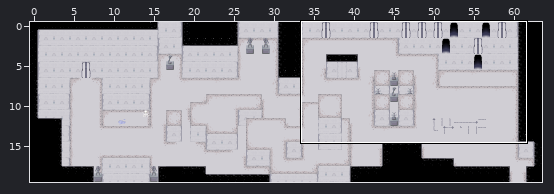
Tiled map, stored at core/assets/levelN-1_map.tmx. The first picture is a wide view before the edit; the outline marks the close-up.
Close-up. Before the edit:
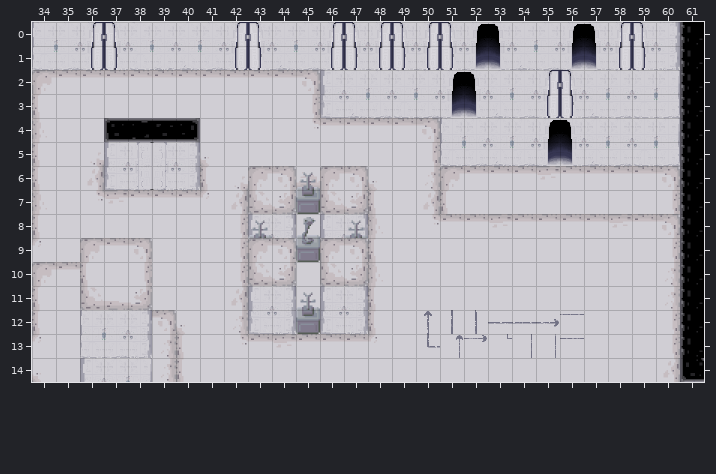
Cells are 32x32 px. Shown: x 34..61, y 0..14. The commit also changed other parts of the map, which this record leaves out.
After:
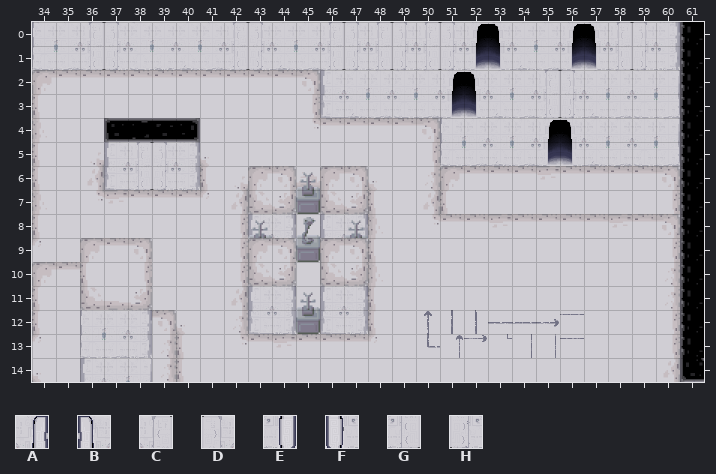
Key: from "finalTileset": A 70, B 71, C 76, D 77, E 86, F 87, G 92, H 93.
_ is an empty cell.
From old to new:
Layer "Grundebene":
y 0: x 36..37 AB -> CD; x 42..43 AB -> CD; x 46..51 ABABAB -> CDCDCD; x 58..59 AB -> CD
y 1: x 36..37 EF -> GH; x 42..43 EF -> GH; x 46..51 EFEFEF -> GHGHGH; x 58..59 EF -> GH
y 2: x 55..56 AB -> CD
y 3: x 55..56 EF -> GH
Boxes around the changes in both close-ups, in picture pixels (x1, y1, x2, y2):
changed: (89, 22, 119, 70)
changed: (233, 22, 263, 70)
changed: (329, 22, 455, 70)
changed: (617, 22, 647, 70)
changed: (545, 70, 575, 118)
